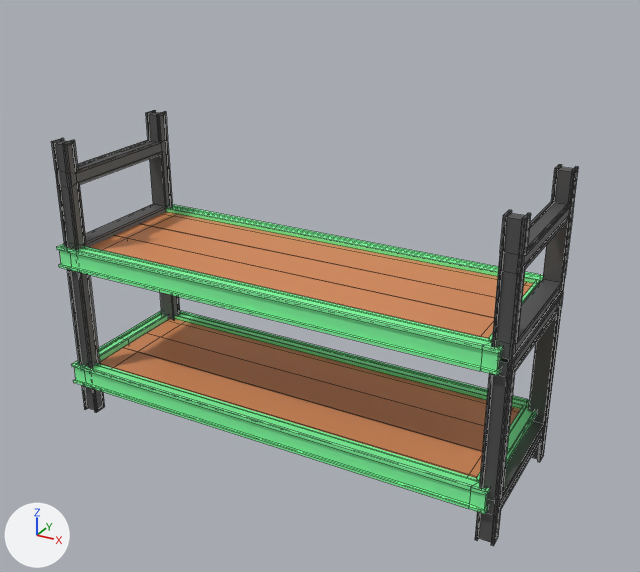
A saved change to the FBX model Assets/Arts/Envi/Props/Box Shelf/Props_BoxShelf_Green.fbx.
Both versions are drawn from a 50 mm camera at (2.16, -4.55, 3.44) aimed at (-0.37, 0.04, 1.14). Arrows for +X, +Y and +Z are at lower left; the lights stay in place. The first picture is the older version. Mesh edges are drawn as thin lines.

Names of what the first picture shows: 'Props_BoxShelf_Green'.
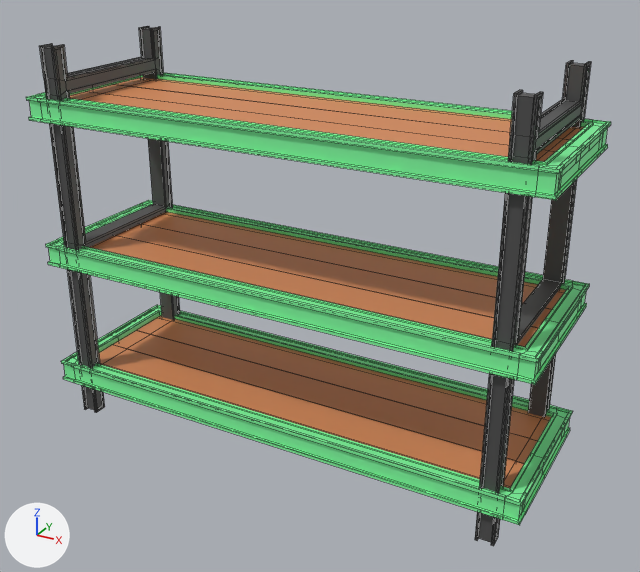
The change, as a list of edits to the scene's bpy script:
```text
Change me_cube_167:
    used by ob_props_boxshelf_green; location = (0.0, 0.0, 0.0)
    remove me_cube_167.from_pydata(...)  # 1248 vertices, 1236 faces; spans x -2.1..1.06, y -0.5..0.6, z 0.0..2.0
    add me_cube_167.from_pydata(...)  # 1504 vertices, 1486 faces; spans x -2.2..1.2, y -0.5..0.6, z 0.0..2.6
    me_cube_167 part 1: the loose piece of 176 vertices spanning x -2.1..1.0, y -0.5..0.6, z 1.12..1.28 is copied, and the copy is scaled about its middle by (1.1, 1, 1), then moved by (0.05, 0.0, 1.0); it spans x -2.2..1.2, y -0.5..0.6, z 2.12..2.28
    me_cube_167 part 2: the loose piece of 32 vertices spanning x -1.98..0.98, y -0.41..-0.09, z 1.1..1.25 is copied, and the copy is multiplied about its middle by the matrix ((1.106, 0.0, 0.0), (0.0, 1.0, 0.0), (0.0, 0.0, 1.0)), then moved by (0.05, 0.0, 1.0); it spans x -2.08..1.18, y -0.41..-0.09, z 2.1..2.25
    me_cube_167 part 3: the loose piece of 32 vertices spanning x -1.98..0.98, y 0.19..0.51, z 1.1..1.25 is copied, and the copy is multiplied about its middle by the matrix ((1.106, 0.0, 0.0), (0.0, 1.0, 0.0), (0.0, 0.0, 1.0)), then moved by (0.05, 0.0, 1.0); it spans x -2.08..1.18, y 0.19..0.51, z 2.1..2.25
    me_cube_167 part 4: a new loose piece of 16 vertices spanning x -2.08..1.18, y -0.09..0.18, z 2.2..2.25, in mat_tex_env (picture img_tex_envi_fr_lvl2_png)
    me_cube_167 part 5: 452 vertices moved from x -2.1..1.06, y -0.5..0.6, z 1.1..2.0 to x -2.2..1.2, y -0.5..0.6, z 1.1..2.6; 14 vertices removed from x -2.0, y -0.5..0.6, z 1.12..1.28; 14 vertices added at x -2.2, y -0.5..0.6, z 1.12..1.28
    me_cube_167 part 6: 228 vertices moved from x -2.1..1.0, y -0.5..0.6, z 0.2..0.38 to x -2.2..1.2, y -0.5..0.6, z 0.2..0.38; 14 vertices removed from x -2.0, y -0.5..0.6, z 0.22..0.38; 14 vertices added at x -2.2, y -0.5..0.6, z 0.22..0.38
```

Where the change shows, as pixel boxes [x1, y1, x2, y2] in the pictures (640 x 572 px; the box of a moved part takes in the faces that stretch with it):
'Props_BoxShelf_Green', reshaped (11% wider, 19% taller)
    before: [51, 110, 578, 546]
    after: [26, 26, 611, 546]
part 1 of me_cube_167, added (green)
    after: [26, 73, 611, 200]
part 2 of me_cube_167, added
    after: [70, 92, 555, 162]
part 3 of me_cube_167, added (orange)
    after: [113, 77, 584, 140]
part 4 of me_cube_167, added (orange)
    after: [86, 85, 569, 152]
part 5 of me_cube_167, moved or reshaped
    before: [51, 110, 578, 376]
    after: [40, 26, 591, 385]
part 6 of me_cube_167, moved or reshaped
    before: [71, 311, 537, 514]
    after: [61, 305, 573, 525]
